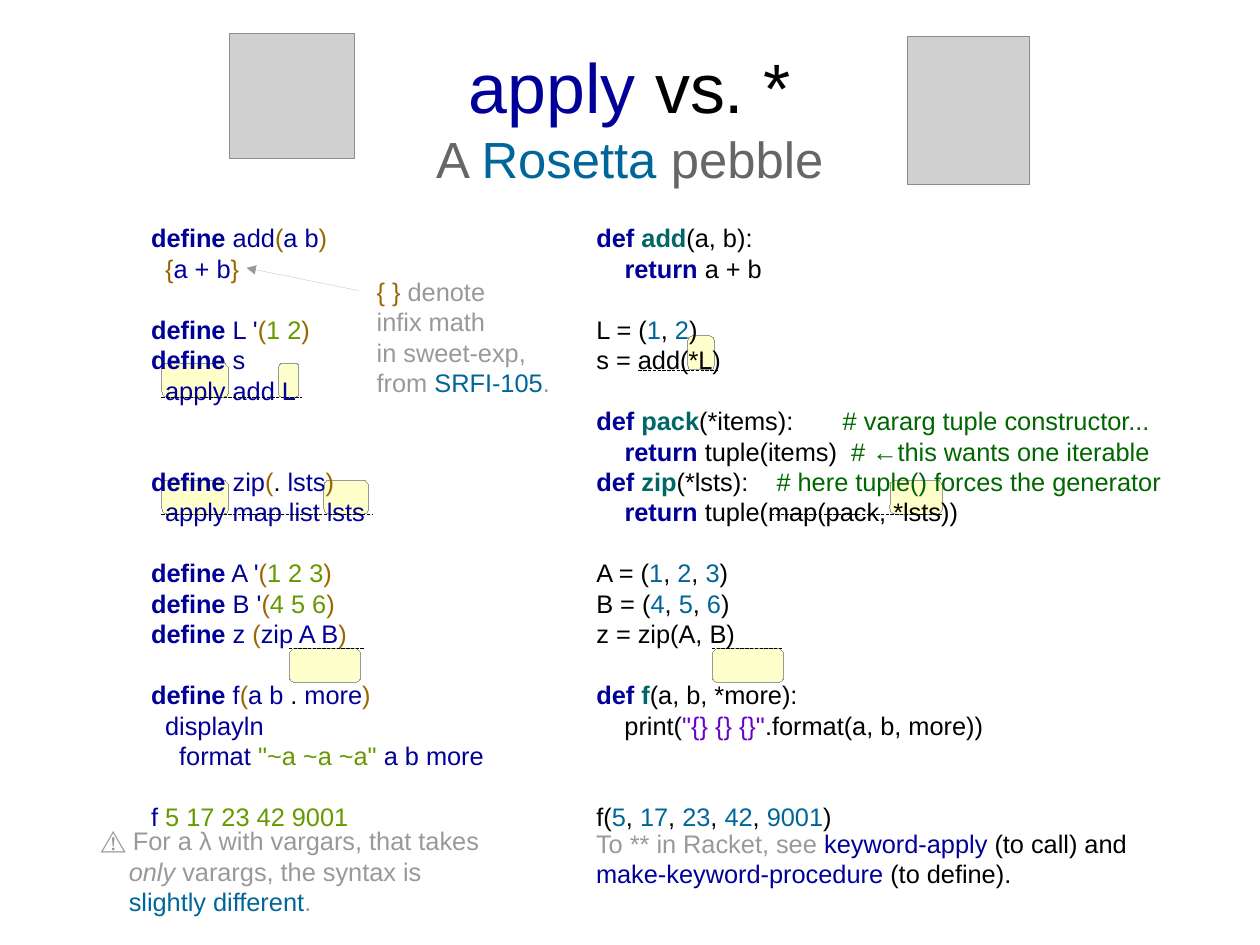
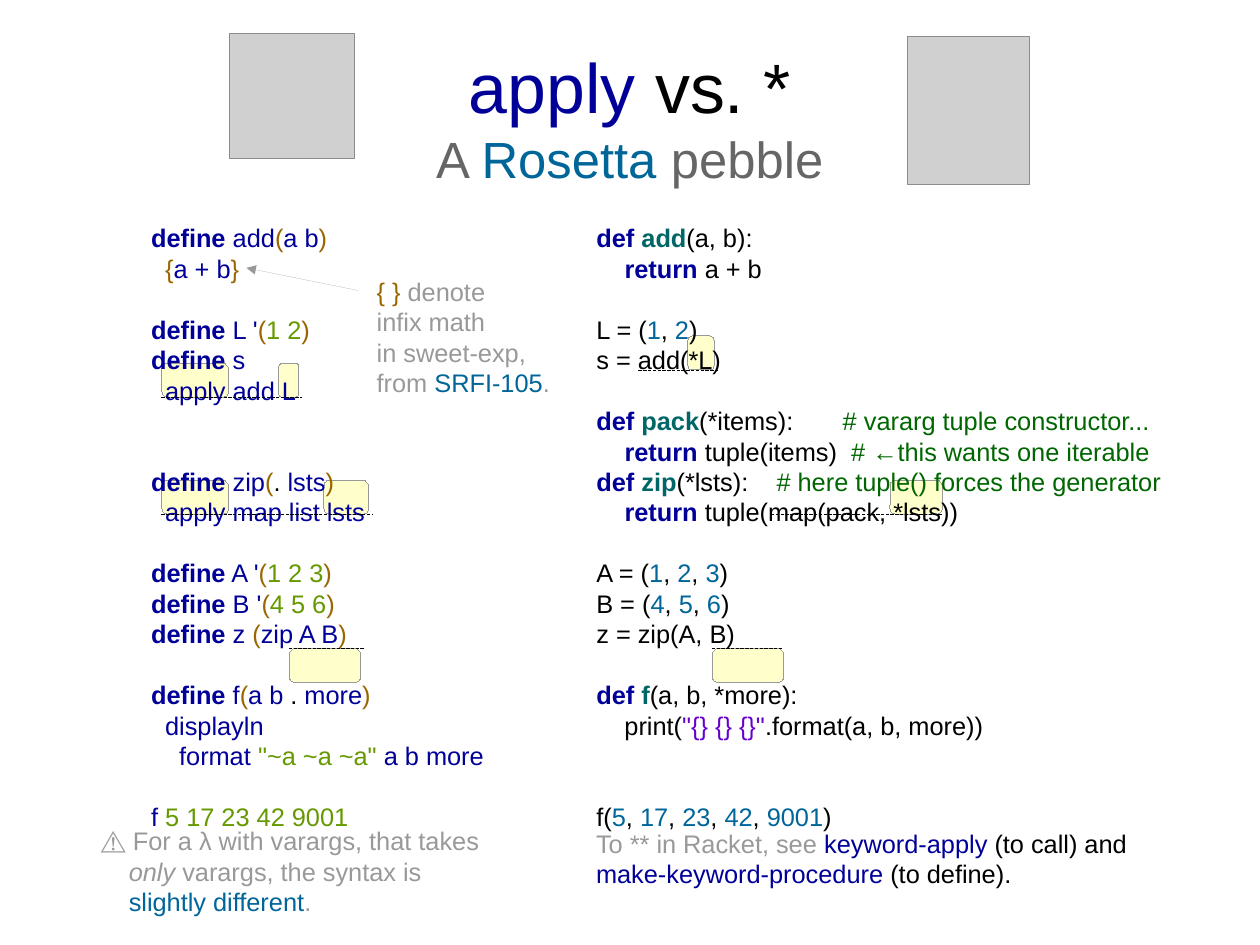
Before and after one commit to Technologicat/python-3-scicomp-intro, a slide deck: slide 29 of lecture_slides/src/lectures_10_and_11/lectures_tut_2018_10.odp. Drawn at 1260x945 pixels with LibreOffice and Linux fonts; fonts in the diff are those of the drawing; grey boxes stand for pictures. Boxes give left, top, right and bottom in pixels: in the first picture for what was removed or moved away, otherwise in the second. Text is boxed around its words. In the diff, an @@ line names an element or a change of style, - is before the commit and + after.

Commit message:
lecture 10: fix typo on slides 29-30: vargars -> varargs

```diff
--- a/lecture_slides/src/lectures_10_and_11/lectures_tut_2018_10.odp
+++ b/lecture_slides/src/lectures_10_and_11/lectures_tut_2018_10.odp
@@ text at box(129, 832, 479, 917): text changed @@
-⚠ For a λ with vargars, that takes
-only varargs, the syntax is
-slightly different.
+⚠ For a λ with varargs, that takes
+only varargs, the syntax is
+slightly different.
```
Also in this commit, not shown: 1 other slide changed, 2 other files.
